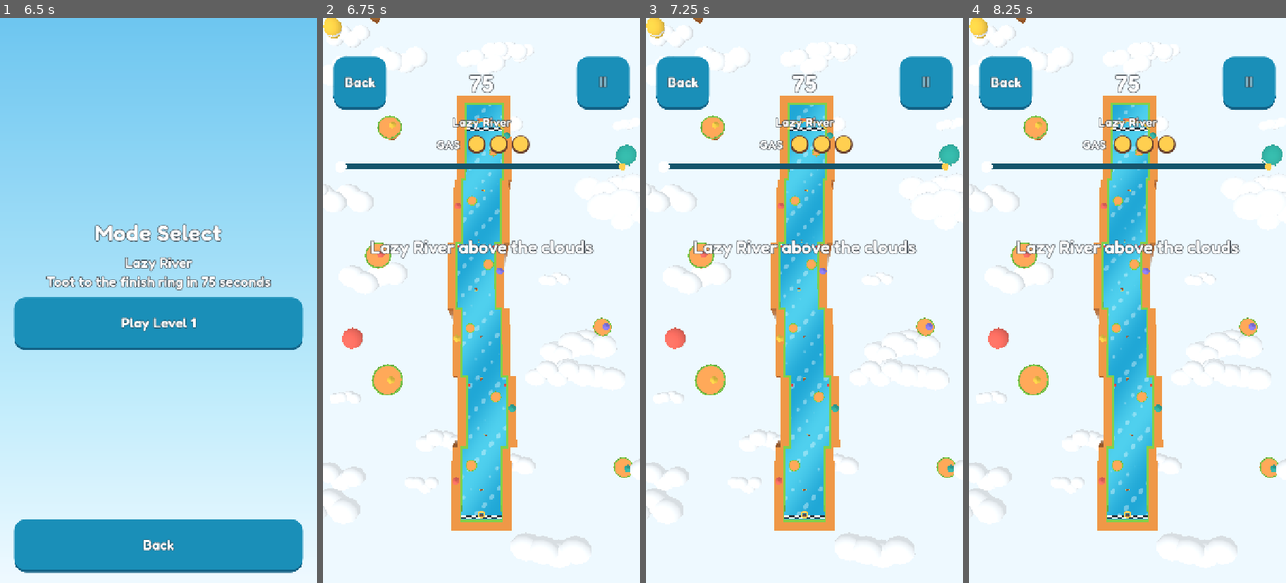
Above: before the commit, frames 1-4 (left to right).
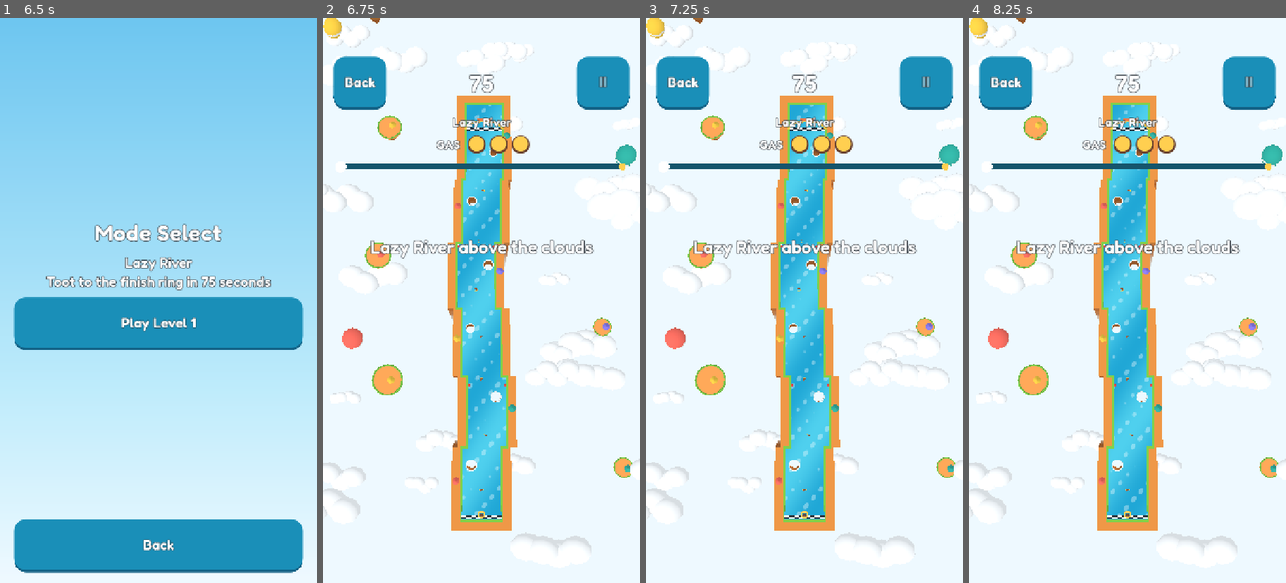
Above: after the commit, the same moments.

Repository: Cazo-debug/itsd85-lab5-bsit4c-cazo
Game: Godot game, scene res://scenes/ui/Title.tscn
The game is run twice, just before and just after one commit, with the same random seed, the same clock (stepped at 60 frames per second) and the same inputs.
Inputs:
- Up to frame 1 (6.5 s): click "Tap to start" at 0.5 s; click "◀" at 1.25 s; click "▶" at 2 s; click "◀" at 2.75 s; click "▶" at 3.5 s; click "◀" at 4.25 s; click "▶" at 5 s; click "Play" at 5.75 s
- Up to frame 2 (6.75 s): click "Play Level 1" at 6.5 s
- Up to frame 3 (7.25 s): no input
- Up to frame 4 (8.25 s): click "Back" at 7.25 s; click "Play Level 1" at 8 s

Frame 1 is identical in both runs. In frame 2, 0.3% of the frame differs, in the area x 45-57%, y 23-81%; in frame 3, 0.3%; in frame 4, 0.3%.

Commit message:
Phase 2: replace circular islands with falling holes

Diff:
--- /dev/null
+++ b/scenes/course/Hole.tscn
@@ -0,0 +1,6 @@
+[gd_scene load_steps=2 format=3]
+
+[ext_resource type="Script" path="res://scripts/CourseHole.gd" id="1"]
+
+[node name="Hole" type="Node3D"]
+script = ExtResource("1")
--- /dev/null
+++ b/scripts/CourseHole.gd
@@ -0,0 +1,31 @@
+class_name CourseHole
+extends Node3D
+
+@export var radius: float = 1.8
+
+func _ready() -> void:
+	var shaft: CylinderMesh = CylinderMesh.new()
+	shaft.top_radius = radius
+	shaft.bottom_radius = radius
+	shaft.height = 7.0
+	shaft.radial_segments = 28
+	shaft.cap_top = false
+	shaft.cap_bottom = false
+	add_mesh(shaft, SkyEnvironment.cliff(), Vector3(0, -3.5, 0))
+	var rim: TorusMesh = TorusMesh.new()
+	rim.inner_radius = radius - 0.17
+	rim.outer_radius = radius + 0.17
+	rim.rings = 28
+	rim.ring_segments = 6
+	add_mesh(rim, AvatarModel.material(Color("eafbff")), Vector3(0, 0.12, 0))
+
+func add_mesh(mesh: PrimitiveMesh, material: Material, at: Vector3) -> void:
+	var part: MeshInstance3D = MeshInstance3D.new()
+	part.mesh = mesh
+	part.material_override = material
+	part.position = at
+	part.cast_shadow = GeometryInstance3D.SHADOW_CASTING_SETTING_OFF
+	add_child(part)
+
+func contains_center(point: Vector3) -> bool:
+	return Vector2(point.x - global_position.x, point.z - global_position.z).length() < radius - 0.2
--- a/scripts/FloatPlayer.gd
+++ b/scripts/FloatPlayer.gd
@@ -5,6 +5,8 @@
 signal popped
 signal finished
 signal bumped
+signal fell
+signal respawned
 
 const MAX_GAS: int = 3
 const REFILL_TIME: float = 1.5
@@ -21,6 +23,11 @@
 var visual_time: float = 0.0
 var pulse: float = 0.0
 var bump_cooldown: float = 0.0
+var falling: bool = false
+var fall_elapsed: float = 0.0
+var fall_velocity: Vector3 = Vector3.ZERO
+var shadow: MeshInstance3D
+const FALL_DURATION: float = 0.9
 
 func _ready() -> void:
 	gravity_scale = 0.0
@@ -51,7 +58,7 @@
 	trail = RaceEffects.ripples()
 	trail.position.y = 0.14
 	add_child(trail)
-	var shadow: MeshInstance3D = MeshInstance3D.new()
+	shadow = MeshInstance3D.new()
 	var quad: PlaneMesh = PlaneMesh.new()
 	quad.size = Vector2(2.8, 2.8)
 	shadow.mesh = quad
@@ -99,6 +106,11 @@
 		refill_elapsed = 0.0
 
 func _physics_process(delta: float) -> void:
+	if falling:
+		fall_elapsed += delta
+		if fall_elapsed >= FALL_DURATION:
+			respawn()
+		return
 	if not freeze:
 		advance_gas(delta)
 	bump_cooldown = maxf(0.0, bump_cooldown - delta)
@@ -108,6 +120,11 @@
 
 func _process(delta: float) -> void:
 	if model == null:
+		return
+	if falling:
+		var t: float = minf(fall_elapsed / FALL_DURATION, 1.0)
+		model.position = fall_velocity * fall_elapsed + Vector3(0, -10.0 * t * t, 0)
+		model.scale = Vector3.ONE * lerpf(1.0, 0.3, t)
 		return
 	visual_time += delta
 	pulse = move_toward(pulse, 0.0, delta * 4.0)
@@ -133,3 +150,40 @@
 func pop() -> void:
 	# Spike/respawn behavior is added with the obstacles in Phase 3.
 	popped.emit()
+
+func fall_into_hole() -> bool:
+	if falling or freeze or not controls_enabled:
+		return false
+	falling = true
+	fall_elapsed = 0.0
+	fall_velocity = linear_velocity * 0.2
+	linear_velocity = Vector3.ZERO
+	freeze = true
+	controls_enabled = false
+	trail.emitting = false
+	trail.hide()
+	shadow.hide()
+	fell.emit()
+	return true
+
+func respawn() -> void:
+	if not falling:
+		return
+	global_position = checkpoint + Vector3(0, 0, -3.0)
+	linear_velocity = Vector3.ZERO
+	angular_velocity = Vector3.ZERO
+	cancel_fall()
+	freeze = false
+	sleeping = false
+	controls_enabled = true
+	reset_physics_interpolation()
+	respawned.emit()
+
+func cancel_fall() -> void:
+	falling = false
+	fall_elapsed = 0.0
+	model.position = Vector3.ZERO
+	model.scale = Vector3.ONE
+	model.rotation = Vector3.ZERO
+	trail.show()
+	shadow.show()
--- a/scripts/Level.gd
+++ b/scripts/Level.gd
@@ -44,6 +44,7 @@
 	camera.show_overview(last_segment.d + last_segment.length)
 	player.bumped.connect(camera.shake)
 	player.popped.connect(camera.shake)
+	player.fell.connect(camera.shake)
 	SkyEnvironment.install(self)
 	tap_input = TapInput.new()
 	tap_input.player = player
@@ -86,6 +87,8 @@
 		hud.hint_arrow.visible = show_hint and race_time >= 0.65
 		if time_left <= 0.0:
 			end_level(false)
+		else:
+			check_holes()
 	elif auto_return:
 		finish_elapsed += delta
 		if finish_elapsed >= 2.0:
@@ -123,13 +126,22 @@
 	pass
 
 func _on_finish_crossed(body: FloatPlayer) -> void:
-	if body == player and state == State.RACING:
+	if body == player and state == State.RACING and not player.falling:
 		end_level(time_left > 0.0)
+
+func check_holes() -> void:
+	if player.falling or not player.controls_enabled:
+		return
+	for hole: CourseHole in course.holes:
+		if hole.contains_center(player.global_position):
+			player.fall_into_hole()
+			break
 
 func end_level(won: bool) -> void:
 	if state != State.RACING:
 		return
 	state = State.FINISHED
+	player.cancel_fall()
 	tap_input.enabled = false
 	player.controls_enabled = false
 	player.freeze = true
--- a/scripts/LevelBuilder.gd
+++ b/scripts/LevelBuilder.gd
@@ -9,6 +9,8 @@
 var finish: CoursePiece
 var water_segments: Array[CoursePiece] = []
 var decor: SkyDecor
+var holes: Array[CourseHole] = []
+var water_material: ShaderMaterial
 const BANK_THICKNESS: float = 3.2
 
 func piece(scene_name: String, at: Vector3) -> CoursePiece:
@@ -22,9 +24,25 @@
 		child.free()
 	banks.clear()
 	water_segments.clear()
+	holes.clear()
 	beans.clear()
 	checkpoints.clear()
 	definition = data.duplicate(true)
+	# One shared material per course, so preview/test worlds cannot share holes.
+	water_material = SkyEnvironment.water().duplicate() as ShaderMaterial
+	var cutouts: PackedVector3Array = PackedVector3Array()
+	cutouts.resize(8)
+	var hole_data: Array = data.get("holes", [])
+	assert(hole_data.size() <= 8, "Water supports at most eight holes")
+	for index: int in range(hole_data.size()):
+		var entry: Dictionary = hole_data[index]
+		cutouts[index] = Vector3(entry.pos[0], -entry.pos[1], entry.radius)
+		var hole: CourseHole = preload("res://scenes/course/Hole.tscn").instantiate() as CourseHole
+		hole.position = LevelDefs.world_point(entry.pos)
+		hole.radius = entry.radius
+		holes.append(hole)
+		add_child(hole)
+	water_material.set_shader_parameter("holes", cutouts)
 	var finish_d: float = data.finish_d
 	var segments: Array = data.segments
 	for index: int in range(segments.size()):
@@ -33,6 +51,7 @@
 		water.dimensions = Vector3(segment.width + 0.02, 0, segment.length + 0.02)
 		water_segments.append(water)
 		add_child(water)
+		water.visual.material_override = water_material
 		for side: float in [-1.0, 1.0]:
 			var wall_x: float = segment.x + side * segment.width / 2.0
 			var bank: CoursePiece = piece("Bank", Vector3(wall_x + side * BANK_THICKNESS / 2.0, 0, -segment.d - segment.length / 2.0))
--- a/scripts/LevelDefs.gd
+++ b/scripts/LevelDefs.gd
@@ -14,7 +14,8 @@
 		{"d": 96.0, "length": 24.0, "width": 14.0, "x": 0.0},
 		{"d": 120.0, "length": 30.0, "width": 14.0, "x": 1.0}
 	],
-	"islands": [
+	"islands": [],
+	"holes": [
 		{"pos": [-3.5, 18.0], "radius": 1.8},
 		{"pos": [5.0, 41.0], "radius": 1.8},
 		{"pos": [-4.0, 65.0], "radius": 1.6},
--- a/shaders/water.gdshader
+++ b/shaders/water.gdshader
@@ -2,12 +2,17 @@
 render_mode unshaded, cull_disabled;
 uniform vec3 deep : source_color = vec3(0.133, 0.655, 0.839);
 uniform vec3 shallow : source_color = vec3(0.310, 0.816, 0.933);
+// World x, world z, radius. Unused entries have radius zero.
+uniform vec3 holes[8];
 varying vec3 wp;
 void vertex() {
 	wp = (MODEL_MATRIX * vec4(VERTEX, 1.0)).xyz;
 	VERTEX.y += sin(wp.x * 0.35 + TIME * 1.3) * 0.06 + sin(wp.z * 0.27 + TIME * 1.1) * 0.06;
 }
 void fragment() {
+	for (int i = 0; i < 8; i++) {
+		if (length(wp.xz - holes[i].xy) < holes[i].z) { discard; }
+	}
 	float band = sin(wp.x * 0.18 + wp.z * 0.12 + TIME * 0.6) * 0.5 + 0.5;
 	vec3 col = mix(deep, shallow, band);
 	float caustic = sin(wp.x * 1.3 + TIME) * sin(wp.z * 1.1 - TIME * 0.8) + sin((wp.x + wp.z) * 0.7 + TIME * 0.6);
--- /dev/null
+++ b/tests/test_holes.gd
@@ -0,0 +1,69 @@
+extends GutTest
+
+var level: RaceLevel
+
+func before_each() -> void:
+	level = preload("res://scenes/levels/Level01.tscn").instantiate() as RaceLevel
+	level.auto_return = false
+	add_child_autofree(level)
+	level.set_physics_process(false)
+	level.player.set_physics_process(false)
+	level._physics_process(2.0)
+	level._physics_process(3.0)
+
+func test_six_open_shafts_replace_solid_circular_islands() -> void:
+	assert_eq(level.definition.islands.size(), 0)
+	assert_eq(level.course.holes.size(), 6)
+	var cutouts: PackedVector3Array = level.course.water_material.get_shader_parameter("holes")
+	assert_eq(cutouts.size(), 8)
+	for index: int in range(6):
+		var hole: CourseHole = level.course.holes[index]
+		assert_eq(cutouts[index], Vector3(hole.position.x, hole.position.z, hole.radius))
+		var mesh: CylinderMesh = (hole.get_child(0) as MeshInstance3D).mesh as CylinderMesh
+		assert_false(mesh.cap_top)
+		assert_false(mesh.cap_bottom)
+		assert_eq(hole.find_children("*", "CollisionObject3D", true, false).size(), 0)
+	assert_eq(cutouts[6].z, 0.0)
+	assert_ne(level.course.water_material, SkyEnvironment.water(), "Preview water must not inherit race holes")
+
+func test_center_falls_edge_is_safe_and_respawn_uses_latest_checkpoint() -> void:
+	var hole: CourseHole = level.course.holes[3]
+	level._on_checkpoint(level.player, 45.0)
+	level.player.position = hole.position + Vector3(hole.radius - 0.19, 0, 0)
+	level.check_holes()
+	assert_false(level.player.falling, "Center outside radius - 0.2 stays afloat")
+	level.player.position = hole.position
+	watch_signals(level.player)
+	level.check_holes()
+	assert_signal_emit_count(level.player, "fell", 1)
+	assert_true(level.player.falling)
+	assert_false(level.player.toot_toward(Vector3(0, 0, -100)))
+	assert_false(level.player.fall_into_hole(), "Repeated checks cannot restart the fall")
+	level.player._physics_process(0.45)
+	level.player._process(0.0)
+	assert_lt(level.player.model.position.y, -2.0)
+	assert_lt(level.player.model.scale.x, 1.0)
+	level._physics_process(0.45)
+	assert_almost_eq(level.race_time, 0.45, 0.001, "Clock continues during the fall")
+	level.player._physics_process(0.46)
+	assert_false(level.player.falling)
+	assert_signal_emit_count(level.player, "respawned", 1)
+	assert_eq(level.player.position, Vector3(2, 0, -48))
+	assert_eq(level.player.linear_velocity, Vector3.ZERO)
+	assert_true(level.player.controls_enabled)
+	for other: CourseHole in level.course.holes:
+		assert_false(other.contains_center(level.player.position))
+
+func test_timeout_during_fall_cannot_reenable_controls_or_win() -> void:
+	var previous: Dictionary = GameState.last_result.duplicate(true)
+	level.player.position = level.course.holes[0].position
+	level.check_holes()
+	level._on_finish_crossed(level.player)
+	assert_eq(level.state, RaceLevel.State.RACING)
+	level._physics_process(75.0)
+	level.player._physics_process(2.0)
+	assert_eq(level.state, RaceLevel.State.FINISHED)
+	assert_false(GameState.last_result.won)
+	assert_false(level.player.controls_enabled)
+	assert_true(level.player.freeze)
+	GameState.last_result = previous
--- a/tests/test_sky_course.gd
+++ b/tests/test_sky_course.gd
@@ -15,7 +15,7 @@
 		var mesh: PlaneMesh = water.visual.mesh as PlaneMesh
 		assert_almost_eq(mesh.size.x, float(segments[index].width) + 0.02, 0.001)
 		assert_almost_eq(mesh.size.y, float(segments[index].length) + 0.02, 0.001)
-		assert_eq(water.visual.material_override, SkyEnvironment.water())
+		assert_eq(water.visual.material_override, builder.water_material)
 		assert_eq(water.position.y, 0.0)
 
 func test_cliffs_have_depth_but_collisions_stay_near_water() -> void:
--- /dev/null
+++ b/tools/verify_holes.gd
@@ -0,0 +1,61 @@
+extends SceneTree
+
+var level: Node3D
+var captures: bool = false
+
+func _initialize() -> void:
+	captures = "--capture" in OS.get_cmdline_user_args()
+	call_deferred("verify")
+
+func capture(label: String) -> void:
+	if not captures:
+		return
+	await RenderingServer.frame_post_draw
+	root.get_texture().get_image().save_png("res://docs/screenshots/phase2_holes_%s.png" % label)
+
+func check(condition: bool, message: String) -> void:
+	if not condition:
+		push_error(message)
+		quit(1)
+		assert(condition, message)
+
+func verify() -> void:
+	root.size = Vector2i(720, 1280)
+	var game_state: Node = root.get_node("GameState")
+	game_state.persistence_path = "user://hole_verifier.cfg"
+	level = load("res://scenes/levels/Level01.tscn").instantiate() as Node3D
+	level.auto_return = false
+	root.add_child(level)
+	current_scene = level
+	while level.state != level.State.RACING:
+		await physics_frame
+	# Show the openings first, with the player behind the first hole.
+	level.player.freeze = true
+	level.player.position = level.course.holes[0].position + Vector3(0, 0, 5)
+	level.player.reset_physics_interpolation()
+	level.camera.snap_to_player()
+	for frame: int in range(190):
+		await physics_frame
+	await capture("course")
+	level.player.position = level.course.holes[0].position
+	level.player.reset_physics_interpolation()
+	level.player.freeze = false
+	var time_before: float = level.race_time
+	for frame: int in range(3):
+		await physics_frame
+	check(level.player.falling, "Real race did not detect entry into the hole")
+	check(not level.player.toot_toward(Vector3(0, 0, -50)), "Input accepted during fall")
+	for frame: int in range(25):
+		await physics_frame
+	check(level.player.model.position.y < -1.0, "Float visual did not drop")
+	await capture("fall")
+	for frame: int in range(40):
+		await physics_frame
+	check(not level.player.falling, "Fall never completed")
+	check(level.player.position.distance_to(level.player.checkpoint + Vector3(0, 0, -3)) < 0.1, "Wrong respawn location")
+	check(level.player.controls_enabled and not level.player.freeze, "Respawn did not restore input")
+	check(level.race_time > time_before + 0.9, "Race timer stopped during fall")
+	await capture("respawn")
+	print("VERIFIED: actual hole entry, blocked input, rendered drop, checkpoint respawn and continuing timer")
+	DirAccess.remove_absolute(game_state.persistence_path)
+	quit()
Binary file added: docs/screenshots/phase2_holes_course.png
Not shown, added: docs/screenshots/phase2_holes_course.png.import
Binary file added: docs/screenshots/phase2_holes_fall.png
Not shown, added: docs/screenshots/phase2_holes_fall.png.import
Binary file added: docs/screenshots/phase2_holes_respawn.png
Not shown, added: docs/screenshots/phase2_holes_respawn.png.import
Not shown, changed: export_presets.cfg
Not shown, added: scripts/CourseHole.gd.uid
Not shown, added: tests/test_holes.gd.uid
Not shown, added: tools/verify_holes.gd.uid
Not shown, changed: docs/CREDITS.md
Not shown, changed: docs/PHASE2_TESTING.md
(and 2 more such lines)
